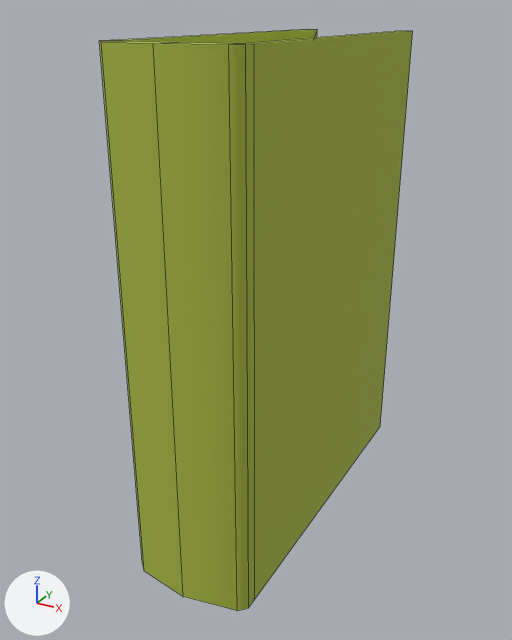
The FBX model Ripple Effect/Assets/Resources/Models/RoomModels/RE_PropBook01.FBX as it was, and as the next commit left it.
Rendered twice from a 50 mm camera at (0.203, -0.399, 0.176) aimed at (-0.009, -0.013, -0.017). Arrows for +X, +Y and +Z are at lower left; the lights stay in place. Mesh edges are drawn as thin lines. Where no turn or scale is listed for an object, it has been applied to the vertices.

The older version as bpy lines, for what is in view:
```python
mat_matte = principled_material('Matte')
mat_matte.base_color = (0.388, 0.475, 0.051)  # green #a7b740
mat_matte.roughness = 0.859
me_mesh = bpy.data.meshes.new('Mesh')
me_mesh.from_pydata(...)  # 40 vertices, 42 faces; spans x -0.04..0.04, y -0.124..0.124, z -0.161..0.161
me_mesh.materials.append(mat_matte)  # green #a7b740
ob_re_propbook01 = bpy.data.objects.new('RE_PropBook01', me_mesh)
ob_re_propbook01.location = (0.0, 0.0, 0.0)
```
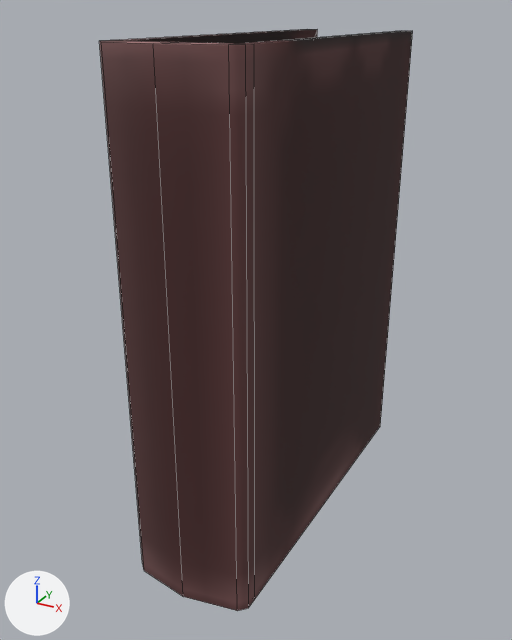
The edits, one by one:
Picture 'Albedo_Matte.png' (img_albedo_matte_png) is new.
In material 'Matte' (mat_matte), base_color is no longer (0.388, 0.475, 0.051), green #a7b740.
In material 'Matte' (mat_matte), texture is now set to img_albedo_matte_png, with its transparency.
me_mesh has 40 vertices, 42 faces and spans x -0.04..0.04, y -0.124..0.124, z -0.161..0.161.
me_mesh is used by ob_re_propbook01; location (0.0, 0.0, 0.0).
me_mesh part 1: texture (UV) coordinates of 42 of 42 faces, centred in x -0.04..0.04, y -0.121..0.124, z -0.161..0.161, changed; they spanned u 0.0..0.99, v 0.01..0.99 and now span u 0.18..0.99, v 0.28..0.98.

Pixel boxes (x1, y1, x2, y2) of what changed, in the pictures (512 x 640 px):
'RE_PropBook01', surface changed (green to brown)
    both: (99, 29, 413, 611)
